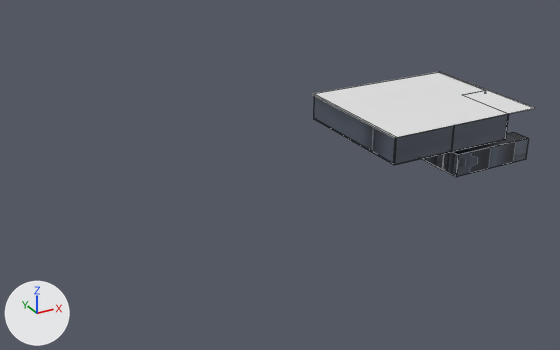
What one commit did to the FBX model Fps shooter 3d/Assets/Envoirnment 3d models/Facility_Level.fbx.
The view is the same before and after, from a camera (50 mm lens) standing at (-163.3, -195.9, 95.8) and looking at (-57.0, -2.5, -0.9). The axes (+X, +Y, +Z) are drawn at lower left. The lights are the same throughout. Mesh edges are drawn as thin lines. Where no turn or scale is listed for an object, it has been applied to the vertices.
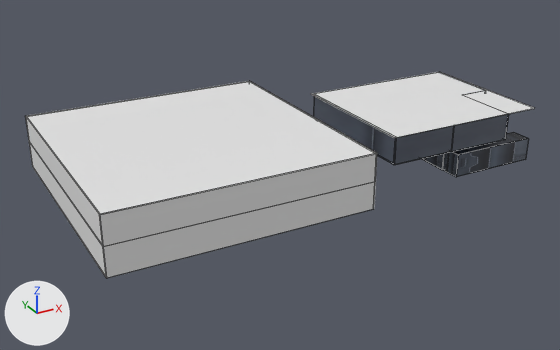
Where the change shows, as pixel boxes [x1, y1, x2, y2] in the pictures (560 x 350 px):
'Cube.043', added
    after: [27, 81, 374, 213]
'Cube.040', added
    after: [100, 153, 377, 246]
'Cube.041', added
    after: [104, 182, 375, 278]
'Cube.035', added
    after: [26, 116, 104, 247]
'Cube.036', added
    after: [29, 142, 107, 278]
'Cube.024', moved, turned, rescaled (not visible afterwards)
    before: [423, 154, 443, 169]
'Cube.037', added
    after: [249, 81, 377, 181]
'Cube.038', added
    after: [27, 81, 248, 116]

The edits, one by one:
Mesh me_cube_036 is new.
It is a box spanning x -0.1..0.1, y -38.2..38.2, z -4.2..4.2.
Mesh me_cube_035 is new.
It is a box spanning x -0.1..0.1, y -17.1..17.1, z -4.2..4.2.
Mesh me_cube_041 is new.
It is a box spanning x -38.2..38.2, y -0.1..0.1, z -4.2..4.2.
Mesh me_cube_044 is new.
It is a box spanning x -38.0..38.0, y -38.2..38.2, z -0.1..0.1.
Object 'Cube.024' (ob_cube_024) moves from (-11.9, -18.7, 3.8) to (-31.2, 0.3, 0.1).
Object 'Cube.024' (ob_cube_024) turns from (-90, -90, 0) to (90, 0, -180) degrees about x, y and z.
Object 'Cube.024' (ob_cube_024) is rescaled from (-0.0358, -0.000944, -0.0664) to (-0.156, -0.000944, -0.0424).
Object 'Cube.035' (ob_cube_035) is new; it shows me_cube_036.
Its location is (-123.0, 0.2, 12.8).
Object 'Cube.034' (ob_cube_034) is new; it shows me_cube_035.
Its location is (-46.6, -21.0, 4.4).
Object 'Cube.040' (ob_cube_040) is new; it shows me_cube_041.
Its location is (-84.9, -37.8, 12.8).
Object 'Cube.037' (ob_cube_037) is new; it shows a copy of me_cube_036.
Its location is (-46.6, 0.2, 12.8).
Object 'Cube.041' (ob_cube_041) is new; it shows a copy of me_cube_041.
Its location is (-84.9, -37.8, 4.4).
Object 'Cube.043' (ob_cube_043) is new; it shows me_cube_044.
Its location is (-84.9, 0.4, 16.8).
Object 'Cube.038' (ob_cube_038) is new; it shows a copy of me_cube_041.
Its location is (-84.9, 38.5, 12.8).
Object 'Cube.036' (ob_cube_036) is new; it shows a copy of me_cube_036.
Its location is (-123.0, 0.2, 4.4).
